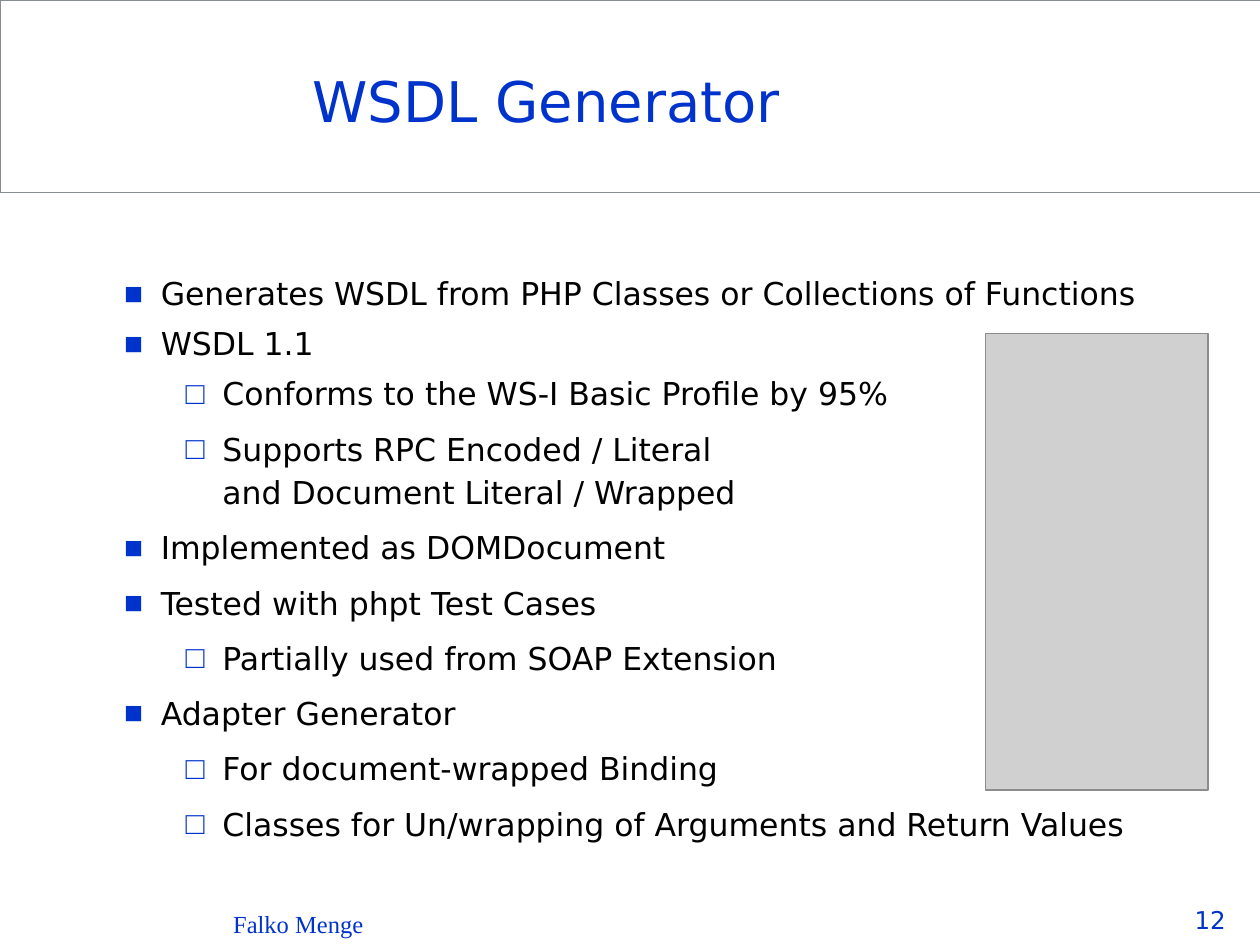
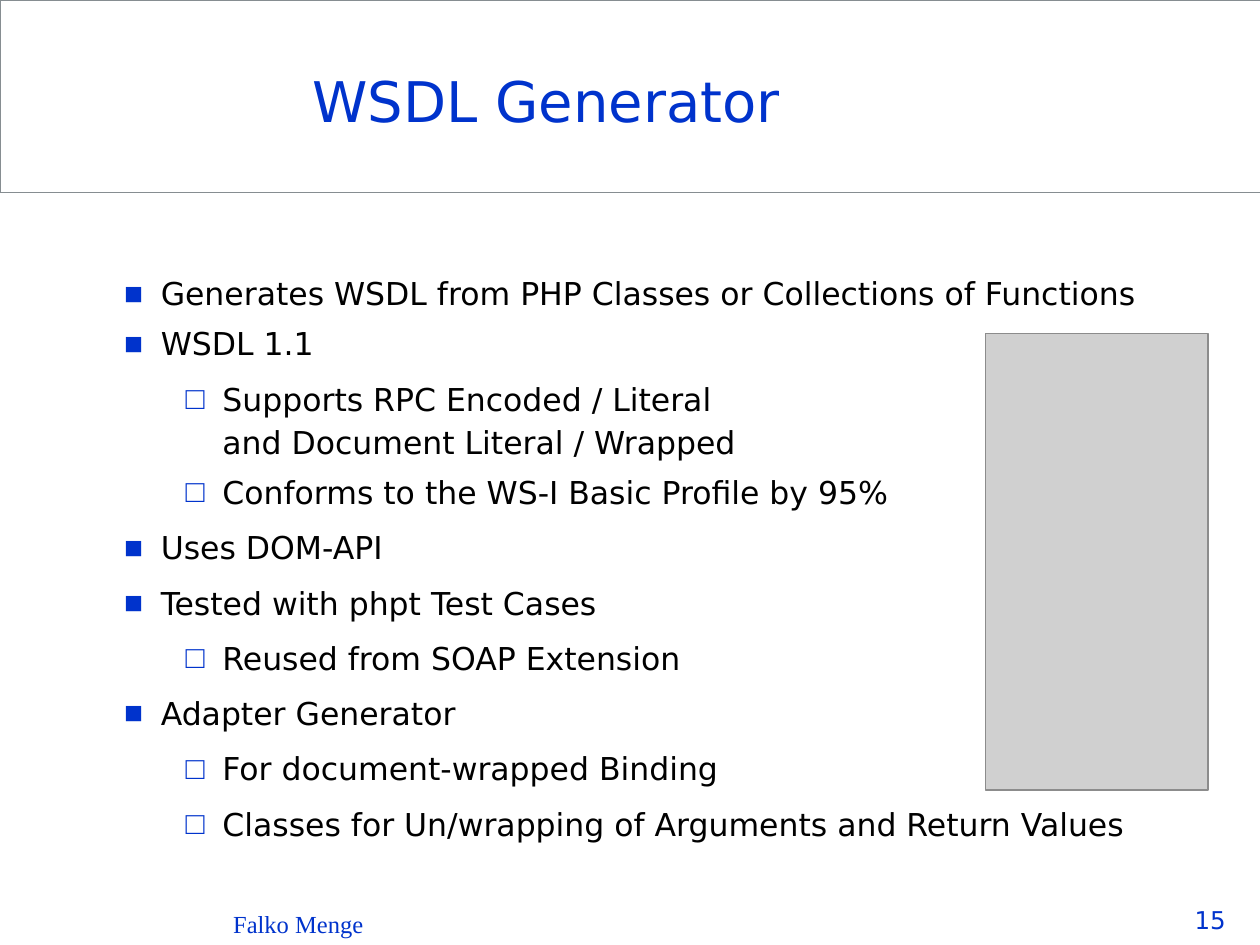
Before and after one commit to Seb35/InstantSVC, a slide deck: slide 15 of doc/presentations/InstantSVC - The PHP Web Service Builder.ppt (slide 12 before the commit). Drawn at 1260x945 pixels with LibreOffice and Linux fonts; fonts in the diff are those of the drawing; grey boxes stand for pictures; background and template pictures are left out. Boxes give left, top, right and bottom in pixels: in the first picture for what was removed or moved away, otherwise in the second. Text is boxed around its words. In the diff, an @@ line names an element or a change of style, - is before the commit and + after.

```diff
--- a/doc/presentations/InstantSVC - The PHP Web Service Builder.ppt
+++ b/doc/presentations/InstantSVC - The PHP Web Service Builder.ppt
@@ text at [222,387,735,461]: paragraph added @@
+    □ Supports RPC Encoded / Literal
+      and Document Literal / Wrapped
@@ text at [161,535,383,560]: text changed @@
-    □ Supports RPC Encoded / Literal
-      and Document Literal / Wrapped
-  ■ Implemented as DOMDocument
+  ■ Uses DOM-API
@@ text at [222,646,680,671]: text changed @@
-    □ Partially used from SOAP Extension
+    □ Reused from SOAP Extension
@@ page number at [1195,911,1226,930]: text changed @@
-12
+15
```
Also in this commit, not shown: 21 other slides changed, 8 slides added.
